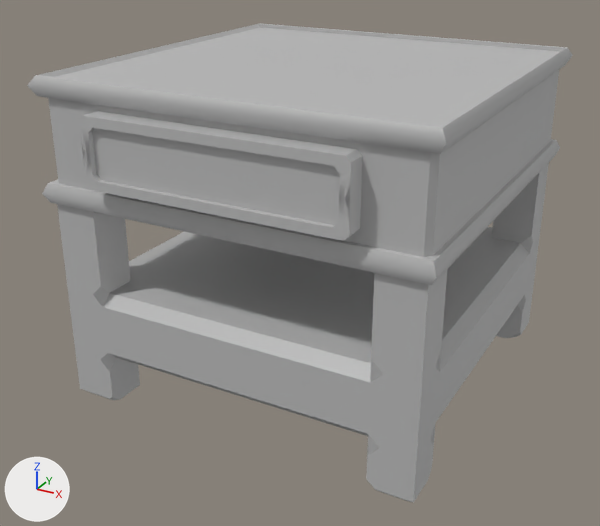
The FBX model Assets/Models/Static Mesh/STM_BedsideTable.fbx as it was, and as the next commit left it.
Both versions are drawn from a 50 mm camera at (5.16, -10.05, 5.69) aimed at (-0.14, -0.42, 0.87). Every picture has the same lights, and +X, +Y and +Z are marked at lower left. Where no turn or scale is listed for an object, it has been applied to the vertices. Vertices at the same position are counted once.
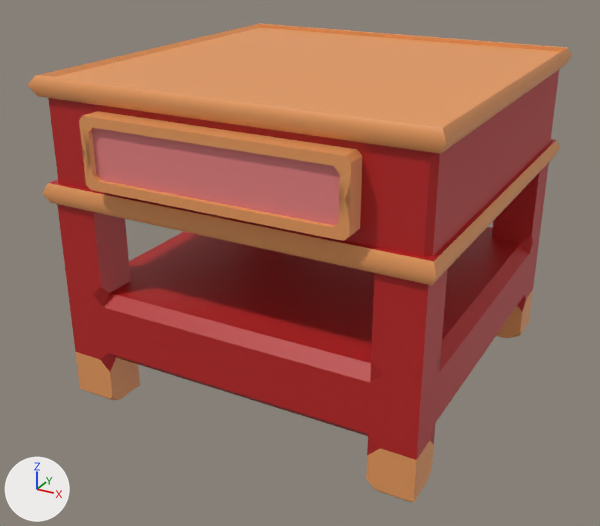
The newer file is also rescaled (x0.205), turned or shifted as a whole; pictures and numbers use the older file's frame.

What differs and where, as boxes (x1, y1, x2, y2) in the pictures (600 x 526 px):
part 1 of me_mesh, recoloured (grey to orange)
    both: (27, 24, 573, 285)
part 2 of me_mesh, recoloured (grey to orange)
    both: (76, 352, 140, 400)
part 3 of me_mesh, recoloured (grey to orange)
    both: (366, 441, 434, 503)
part 4 of me_mesh, recoloured
    both: (496, 290, 533, 338)
part 5 of me_mesh, recoloured
    both: (131, 70, 559, 421)
part 6 of me_mesh, recoloured (grey to red)
    both: (52, 179, 207, 280)
part 7 of me_mesh, recoloured (grey to red)
    both: (48, 98, 447, 460)
part 8 of me_mesh, recoloured (grey to red)
    both: (54, 181, 131, 372)
part 9 of me_mesh, recoloured (grey to pink)
    both: (92, 128, 340, 225)

Patch to the scene script:
```diff
--- a/Assets/Models/Static Mesh/STM_BedsideTable.fbx.py
+++ b/Assets/Models/Static Mesh/STM_BedsideTable.fbx.py
@@ mat_envred_5 @@
+mat_envred_5 = principled_material('EnvRed_5')
+mat_envred_5.base_color = (0.5, 0.015, 0.015)  # red #bc2121
@@ mat_envred_3 @@
+mat_envred_3 = principled_material('EnvRed_3')
+mat_envred_3.base_color = (0.79, 0.221, 0.221)  # pink #e68181
@@ mat_envgold_5 @@
+mat_envgold_5 = principled_material('EnvGold_5')
+mat_envgold_5.base_color = (0.68, 0.295, 0.0)  # orange #d79400
@@ mat_envgold_3 @@
+mat_envgold_3 = principled_material('EnvGold_3')
+mat_envgold_3.base_color = (0.826, 0.332, 0.112)  # orange #ea9c5e
@@ me_mesh @@
 me_mesh.from_pydata(...)  # 302 vertices, 250 faces; spans x -2.69..2.69, y -2.78..2.78, z -2.44..2.13
 # used by ob_pcube22; location = (0.0, -0.07, 1.57)
+# me_mesh part 1: 96 of the faces centred in x -2.66..2.66, y -2.78..2.74, z 0.55..2.13 switch from mat_lambert1 (grey #bcbcbc) to mat_envgold_3 (orange #ea9c5e)
+# me_mesh part 2: 9 of the faces centred in x -2.57..-1.96, y -2.51..-1.93, z -2.44..-2.07 switch from mat_lambert1 (grey #bcbcbc) to mat_envgold_3 (orange #ea9c5e)
+# me_mesh part 3: 9 of the faces centred in x 1.96..2.57, y -2.51..-1.93, z -2.44..-2.06 switch from mat_lambert1 (grey #bcbcbc) to mat_envgold_3 (orange #ea9c5e)
+# me_mesh part 4: 9 of the faces centred in x 1.96..2.57, y 2.06..2.65, z -2.44..-2.06 switch from mat_lambert1 (grey #bcbcbc) to mat_envgold_3 (orange #ea9c5e)
+# me_mesh part 5: 36 of the faces centred in x 0.0..2.62, y 0.07..2.67, z -1.75..1.87 switch from mat_lambert1 (grey #bcbcbc) to mat_envred_5 (red #bc2121)
+# me_mesh part 6: 23 of the faces centred in x -2.62..-1.96, y 0.07..2.65, z -1.75..1.87 switch from mat_lambert1 (grey #bcbcbc) to mat_envred_5 (red #bc2121)
+# me_mesh part 7: 23 of the faces centred in x 0.0..2.57, y -2.54..-1.93, z -1.75..1.87 switch from mat_lambert1 (grey #bcbcbc) to mat_envred_5 (red #bc2121)
+# me_mesh part 8: 13 of the faces centred in x -2.57..-1.96, y -2.51..-1.93, z -1.75..1.87 switch from mat_lambert1 (grey #bcbcbc) to mat_envred_5 (red #bc2121)
+# me_mesh part 9: 6 of the faces centred in x -1.71..1.71, y -2.74..-2.71, z 1.14..1.51 switch from mat_lambert1 (grey #bcbcbc) to mat_envred_3 (pink #e68181)
+me_mesh.materials.append(mat_envgold_5)  # orange #d79400
```
